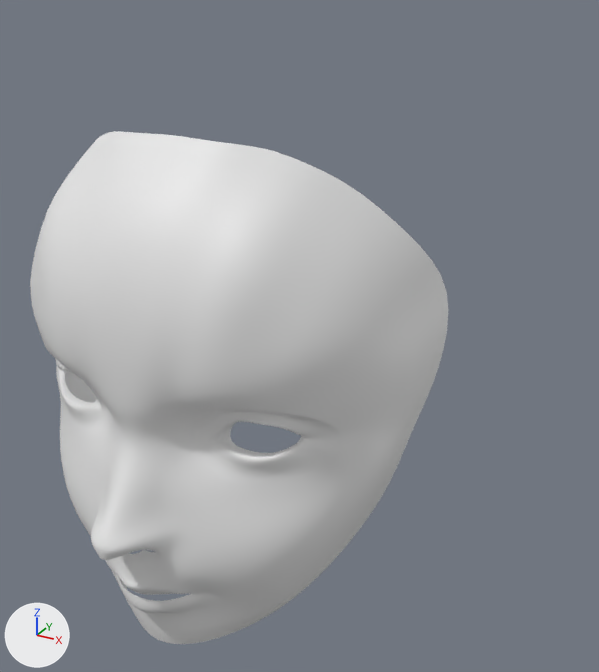
An edit to the Blender file firstModel.blend, drawn before and after from the same camera.
Camera for both pictures: a camera (50 mm lens) standing at (0.184, -0.323, 1.965) and looking at (0.008, -0.003, 1.805). The axes (+X, +Y, +Z) are drawn at lower left. The lights are the same throughout. The same objects are shown in both versions, whatever each file hides.

Names of what the first picture shows: 'face'.
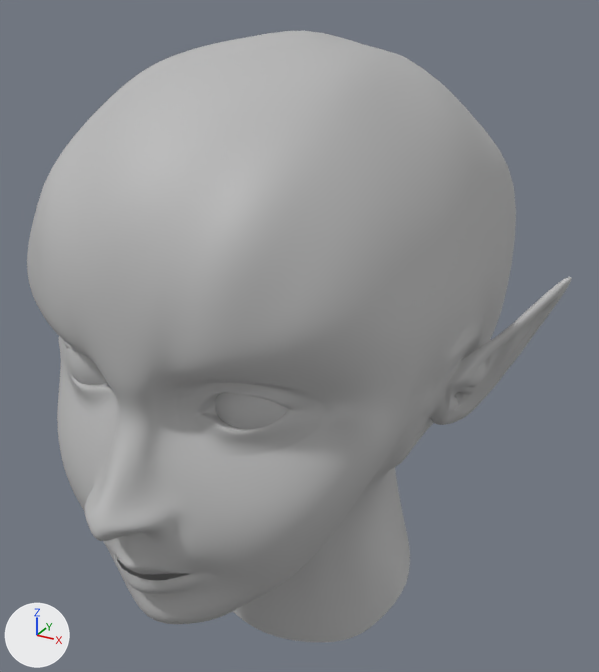
What differs and where, as boxes [x1, y1, x2, y2] in the pictures (599 x 672 px):
'face', reshaped, moved (30% wider, 19% taller)
    before: [30, 131, 448, 644]
    after: [27, 31, 572, 642]
part 1 of me_plane, added
    after: [67, 347, 288, 429]
part 2 of me_plane, built on
    before: [58, 361, 289, 568]
    after: [67, 31, 572, 642]
part 3 of me_plane, recoloured
    before: [30, 131, 448, 644]
    after: [27, 106, 447, 624]

What the commit changed:
Material 'default.003' (mat_default_003) is new.
Its base color is (0.5, 0.5, 0.5) (grey #bcbcbc).
Its roughness is 0.6.
me_plane is used by ob_face; location (0.0, 0.0, 0.0).
me_plane had 190 vertices, 159 faces and spanned x 0.0..0.092, y -0.141..-0.026, z 1.702..1.912.
me_plane now has 747 vertices, 931 faces and spans x 0.0..0.125, y -0.144..0.115, z 1.626..1.935.
me_plane part 1: a new loose piece, a UV sphere (12 segments, 16 rings, poles along y) spanning x 0.018..0.054, y -0.104..-0.068, z 1.79..1.827, in mat_default_003 (grey #bcbcbc).
me_plane part 2: 98 vertices moved from x 0.0..0.092, y -0.141..-0.026, z 1.702..1.912 to x 0.0..0.092, y -0.144..-0.027, z 1.702..1.915; 1 vertex removed from x 0.009, y -0.124, z 1.76; 376 vertices added at x 0.0..0.125, y -0.14..0.115, z 1.626..1.935.
me_plane part 3: 154 faces spanning x 0.0..0.092, y -0.144..-0.027, z 1.702..1.915 switch from no material to mat_default_003 (grey #bcbcbc).
Object 'face' (ob_face) moves from (0.0, 0.0, 0.0) to (0.0, 0.0, 0.0101).
